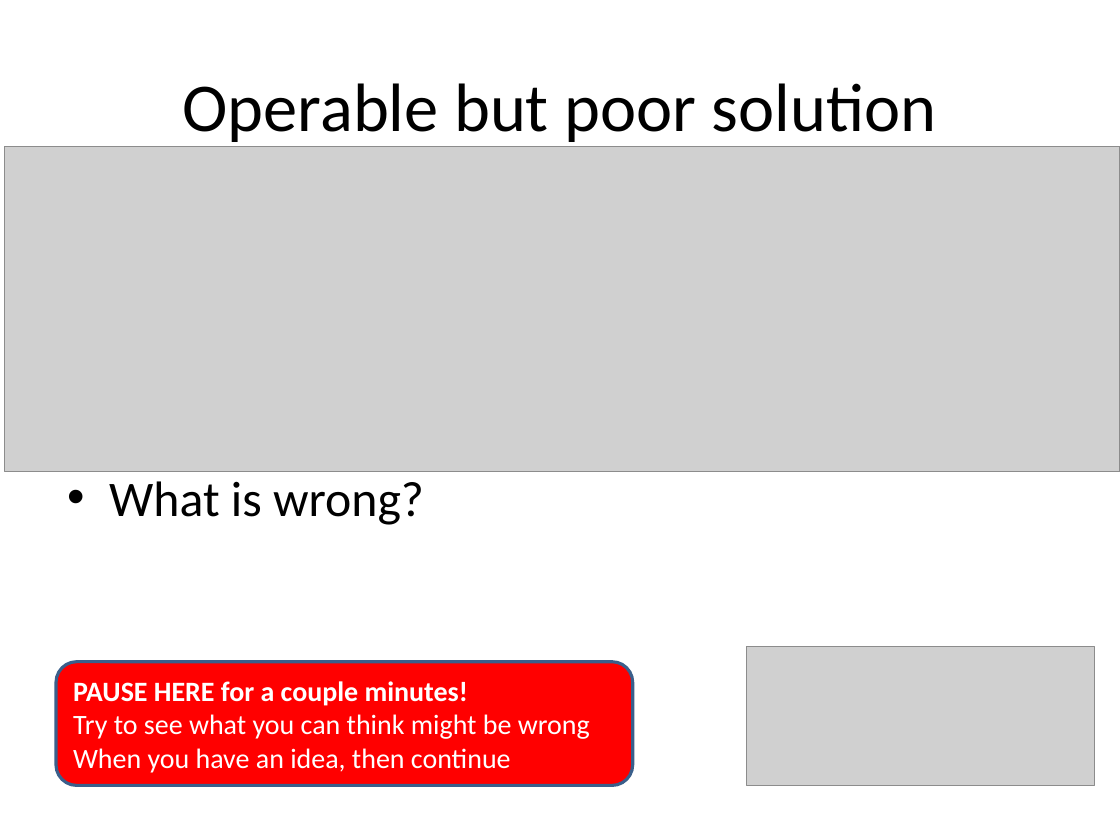
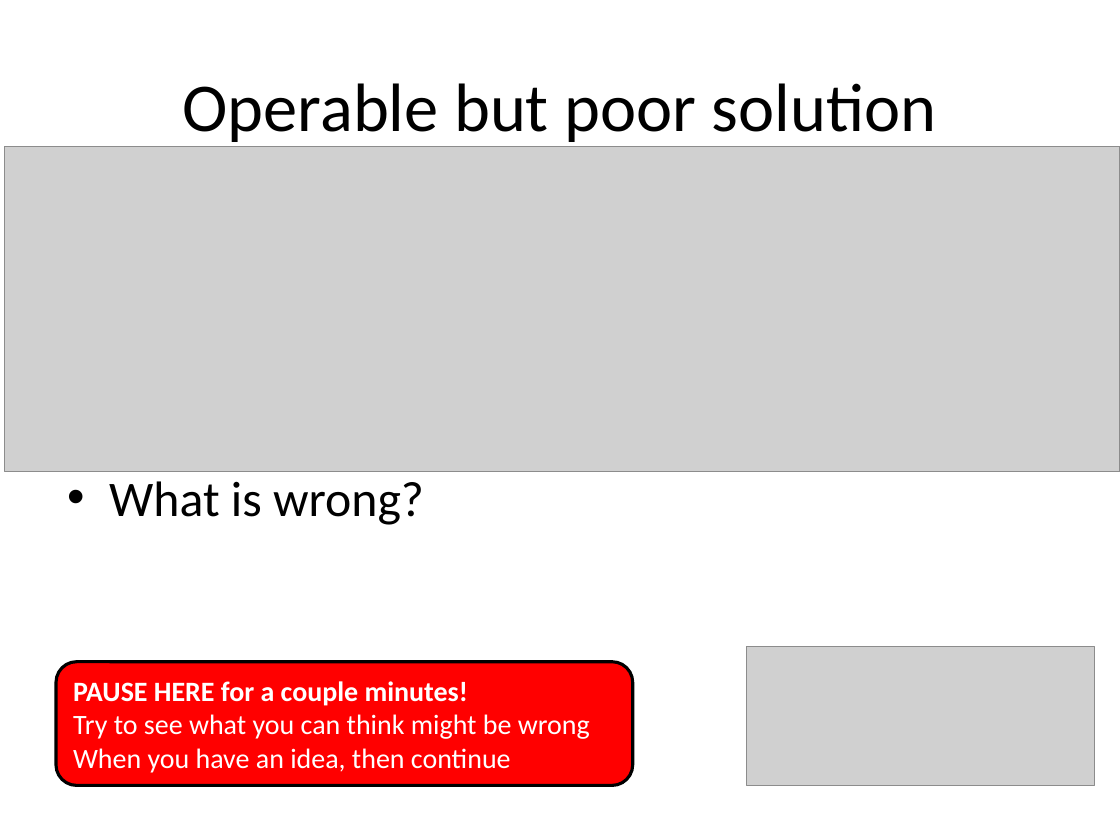
Before and after one commit to RHIT-CSSE/csse220, a slide deck: slide 2 of ClassMaterials/Encapsulation/Slides/Part5-CarRentalDesignProblem.pptx. Drawn at 1120x840 pixels with LibreOffice and Linux fonts; fonts in the diff are those of the drawing; grey boxes stand for pictures. Boxes give left, top, right and bottom in pixels: in the first picture for what was removed or moved away, otherwise in the second. Text is boxed around its words. In the diff, an @@ line names an element or a change of style, - is before the commit and + after.

```diff
--- a/ClassMaterials/Encapsulation/Slides/Part5-CarRentalDesignProblem.pptx
+++ b/ClassMaterials/Encapsulation/Slides/Part5-CarRentalDesignProblem.pptx
@@ rounded rectangle "PAUSE HERE for a couple ..." at <box>56,662,633,785</box>: outline #3A5F8C 2 pt to #000000 2 pt @@
```
Also in this commit, not shown: 1 other slide changed, 4 other files.
